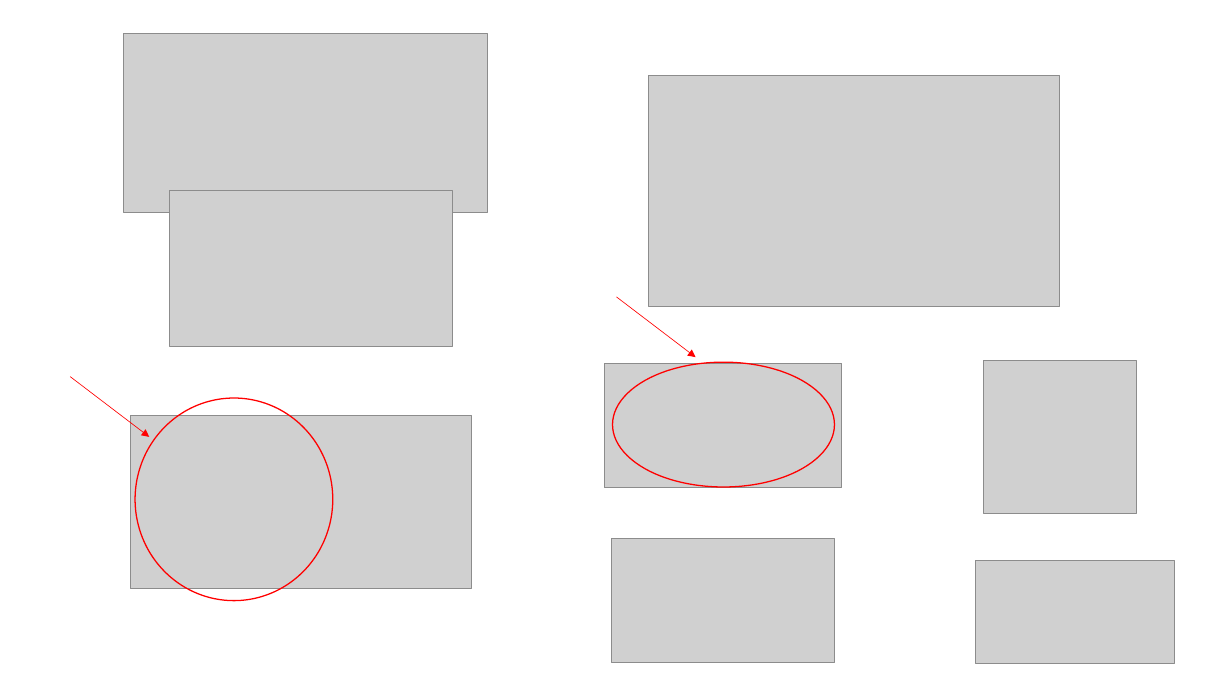
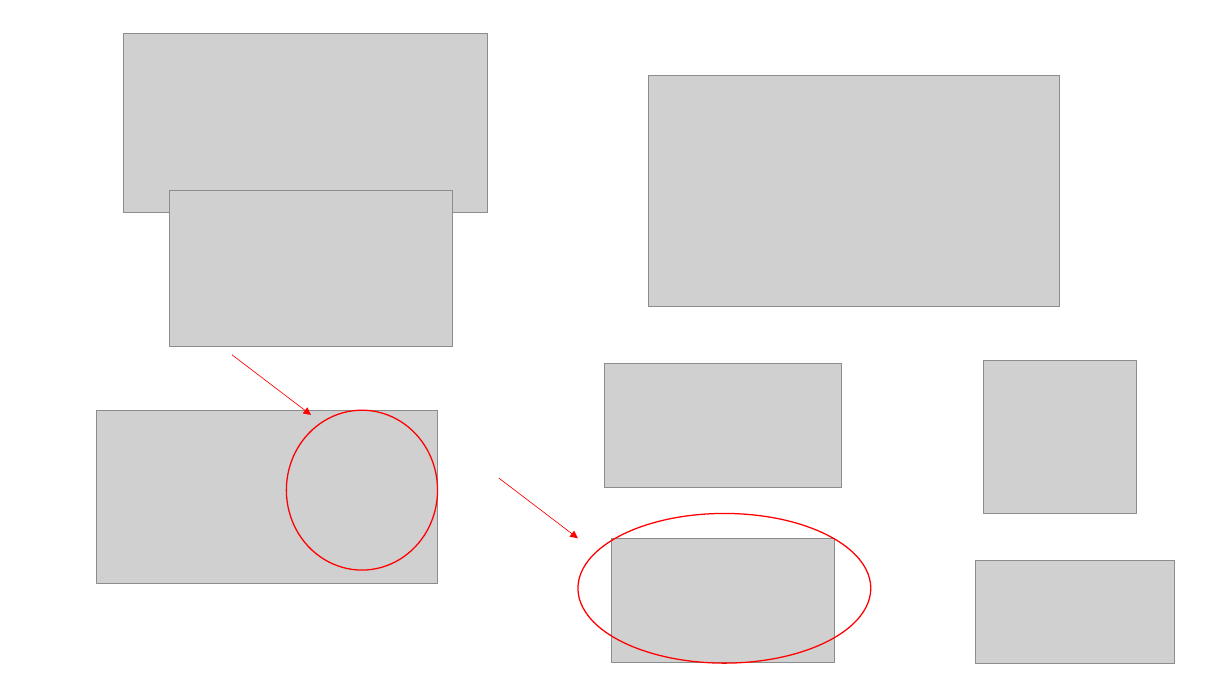
Before and after one commit to luciatomainodelacr/TFM, a slide deck: slide 3 of TFM.pptx. Drawn at 1232x693 pixels with LibreOffice and Linux fonts; fonts in the diff are those of the drawing; grey boxes stand for pictures. Boxes give left, top, right and bottom in pixels: in the first picture for what was removed or moved away, otherwise in the second. Text is boxed around its words. In the diff, an @@ line names an element or a change of style, - is before the commit and + after.

```diff
--- a/TFM.pptx
+++ b/TFM.pptx
@@ arrow moved from (70, 377) - (150, 437) to (232, 355) - (311, 415) @@
@@ picture: place and size @@
-picture at bbox=[130, 415, 472, 588]
+picture at bbox=[96, 410, 438, 583]
@@ ellipse: place and size @@
-ellipse at bbox=[135, 398, 333, 601]
+ellipse at bbox=[287, 410, 438, 570]
@@ arrow moved from (616, 297) - (696, 358) to (499, 478) - (578, 539) @@
@@ ellipse: place and size @@
-ellipse at bbox=[613, 362, 835, 487]
+ellipse at bbox=[578, 514, 871, 664]
```
Also in this commit, not shown: 4 other slides changed, 3 slides added, 1 other file.
